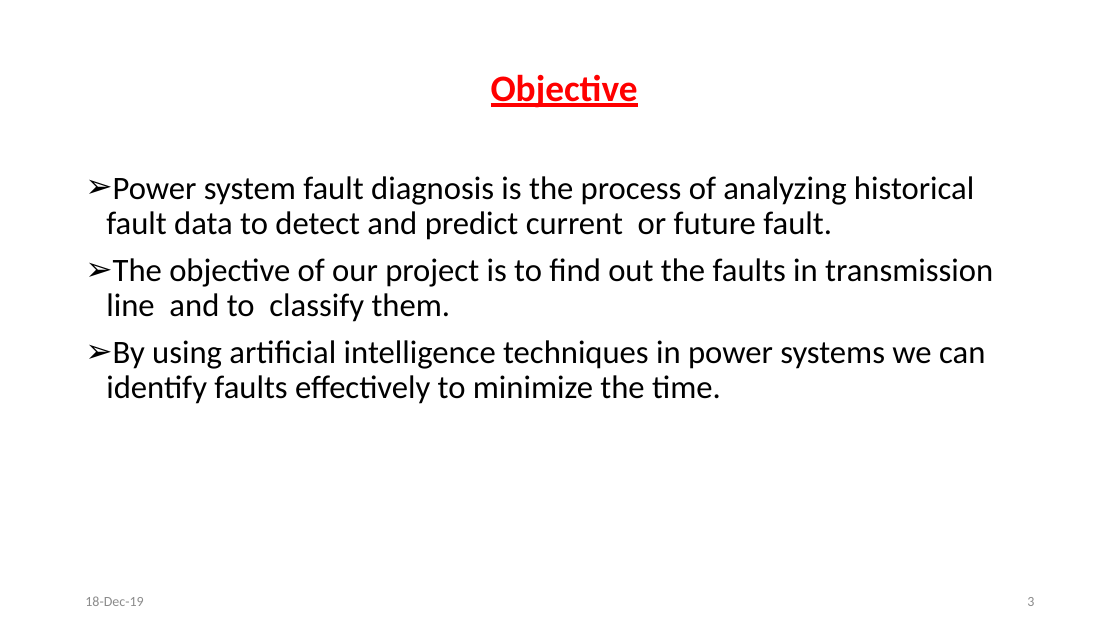
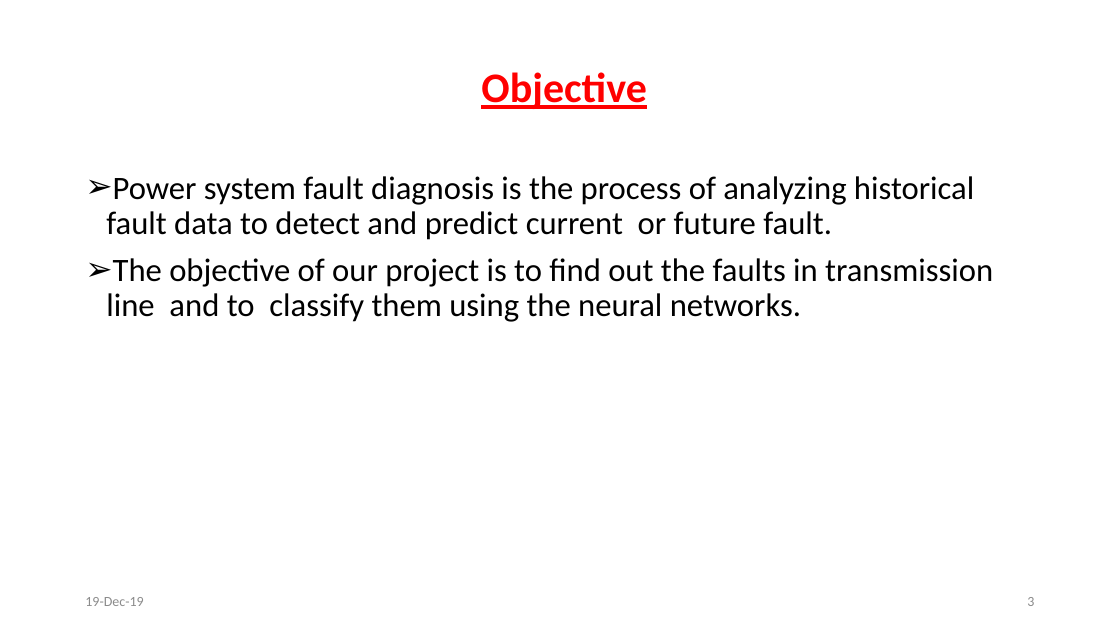
Before and after one commit to svec-final-year-project-eee/Project, a slide deck: slide 3 of First Review/First Oral Presentation.pptx. Drawn at 1120x630 pixels with LibreOffice and Linux fonts; fonts in the diff are those of the drawing. Boxes give left, top, right and bottom in pixels: in the first picture for what was removed or moved away, otherwise in the second. Text is boxed around its words. In the diff, an @@ line names an element or a change of style, - is before the commit and + after.

```diff
--- a/First Review/First Oral Presentation.pptx
+++ b/First Review/First Oral Presentation.pptx
@@ title "Objective" at (481, 72, 647, 109): size 32 to 36 pt @@
@@ text at (106, 258, 993, 322): text changed @@
-➢ The objective of our project is to find out the faults in transmission line and to classify them.
-➢ By using artificial intelligence techniques in power systems we can identify faults effectively to minimize the time.
+➢ The objective of our project is to find out the faults in transmission line and to classify them using the neural networks.
@@ text at (85, 597, 143, 606): text changed @@
-18-Dec-19
+19-Dec-19
```
Also in this commit, not shown: 9 other slides changed, 2 slides added, 1 other file.
